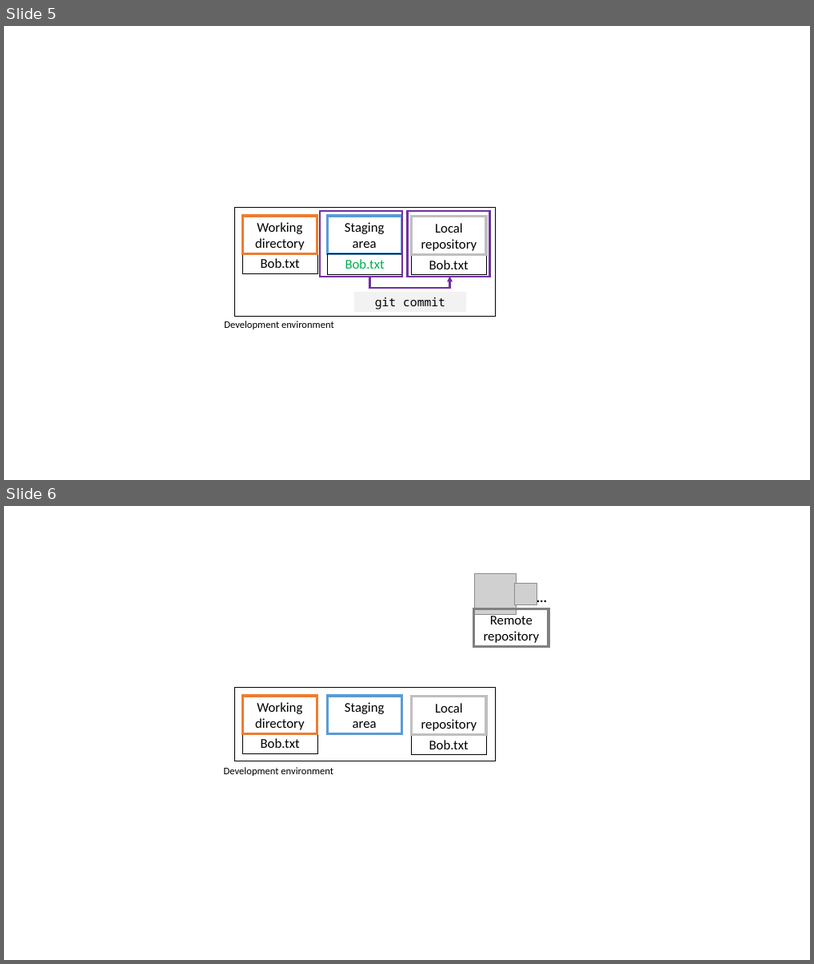
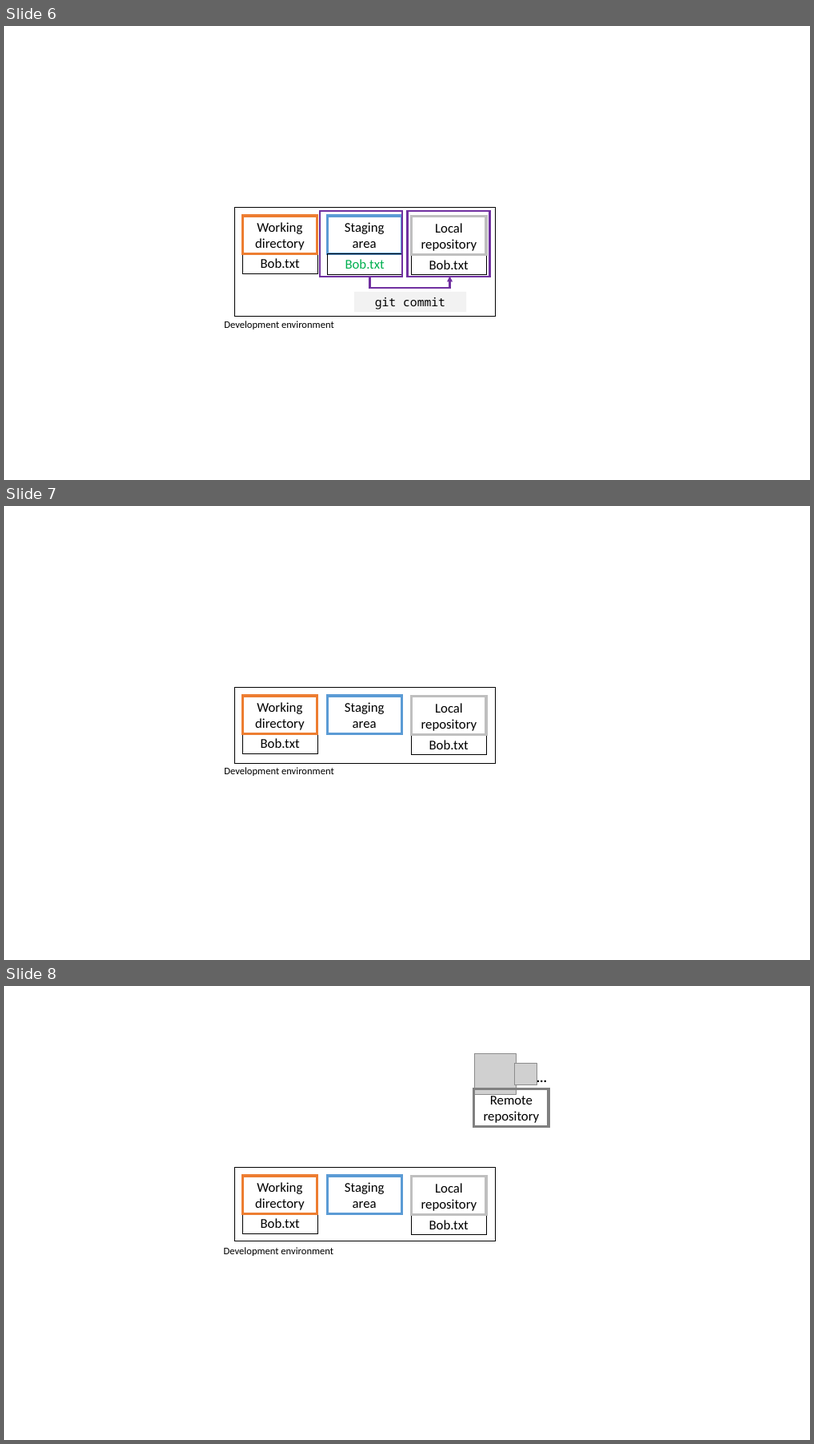
Before and after one commit to selinaZitrone/get-started-with-git, a slide deck: docs/slides/img/images.pptx. Shown one above the other, each under a label of ours: slides 5 and 6 before the commit, slides 6, 7 and 8 after it. The pictures are 814x964 and 814x1444 pixels, drawn with LibreOffice and Linux fonts; fonts in the diff are those of the drawing; grey boxes stand for pictures. Boxes give left, top, right and bottom in pixels: in the first picture for what was removed or moved away, otherwise in the second. Text is boxed around its words. In the diff, an @@ line names an element or a change of style, - is before the commit and + after.

```diff
--- a/docs/slides/img/images.pptx
+++ b/docs/slides/img/images.pptx
@@ slide 7 added at <box>4,506,810,960</box>, background #FFFFFF @@
@@ group added at <box>224,688,496,776</box>: 6 rectangles, 1 text @@
+Bob.txt
+Bob.txt
+Development environment
+Working directory
+Staging area
+Local repository
@@ what was slide 5 is now slide 6 @@
@@ what was slide 6 is now slide 8 @@
```
Also in this commit, not shown: 2 other slides added, 13 other files.
